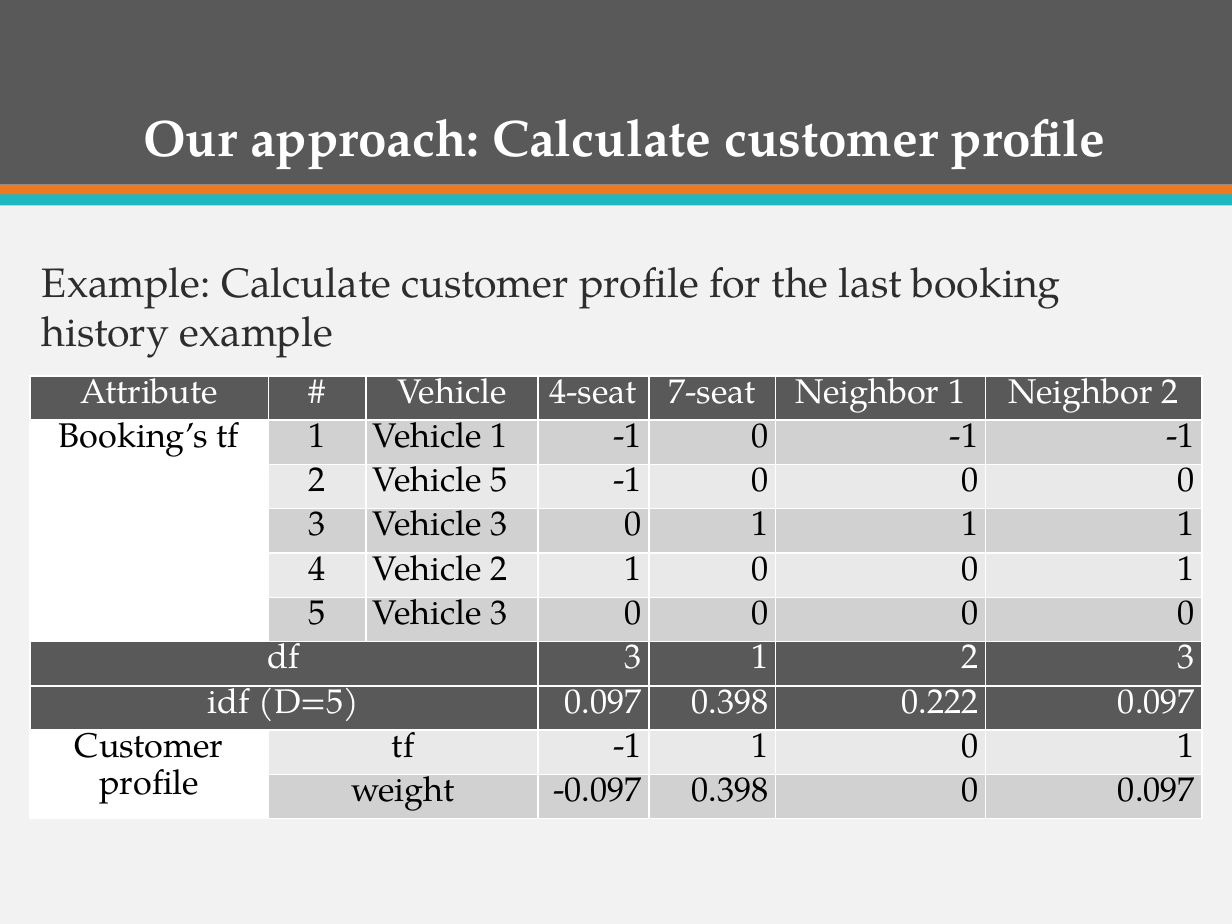
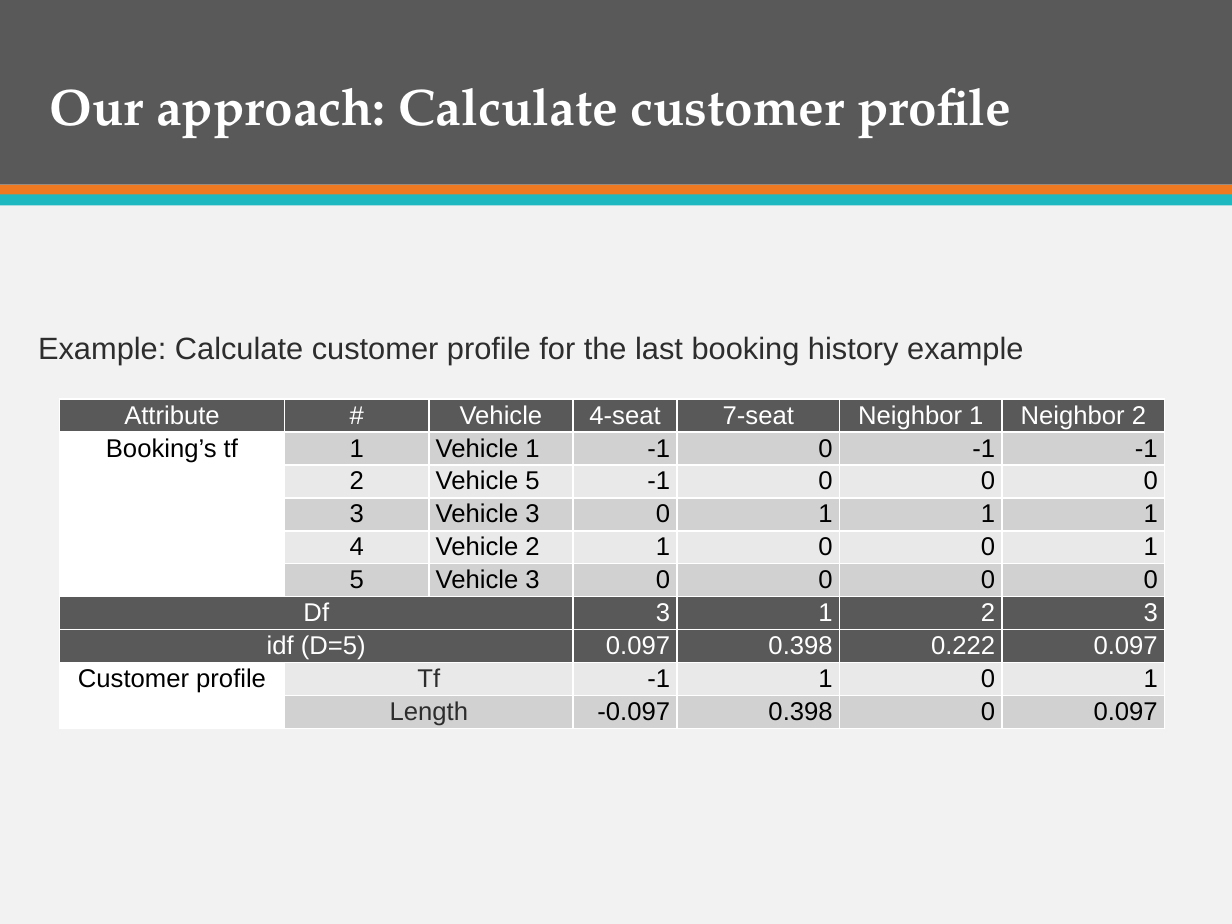
Before and after one commit to firzgard/CarRentalPortal, a slide deck: slide 69 of slide/CAR RENTAL PORTAL-Official.pptx (slide 67 before the commit). Drawn at 1232x924 pixels with LibreOffice and Linux fonts; fonts in the diff are those of the drawing. Boxes give left, top, right and bottom in pixels: in the first picture for what was removed or moved away, otherwise in the second. Text is boxed around its words. In the diff, an @@ line names an element or a change of style, - is before the commit and + after.

```diff
--- a/slide/CAR RENTAL PORTAL-Official.pptx
+++ b/slide/CAR RENTAL PORTAL-Official.pptx
@@ title "Our approach: Calculate customer profile": place and size @@
-title "Our approach: Calculate customer profile" at box(143, 119, 1105, 169)
+title "Our approach: Calculate customer profile" at box(50, 88, 1011, 138)
@@ text "Example: Calculate customer profile for ...": place and size @@
-text "Example: Calculate customer profile for ..." at box(42, 267, 1061, 358)
+text "Example: Calculate customer profile for ..." at box(38, 336, 1023, 365)
@@ text "Example: Calculate customer profile for ..." at box(38, 336, 1023, 365): size 24 to 18 pt, font TeX Gyre Pagella to Arial @@
@@ table at box(59, 399, 1164, 730) @@
-row 7, column 1: df
+row 7, column 1: Df
-row 9, column 2: tf
+row 9, column 2: Tf
-row 10, column 2: weight
+row 10, column 2: Length
@@ size 20 to 15 pt, font TeX Gyre Pagella to Arial @@
@@ table: place and size @@
-table at box(30, 376, 1201, 819)
+table at box(59, 399, 1164, 730)
```
Also in this commit, not shown: 23 other slides changed, 2 slides added.
